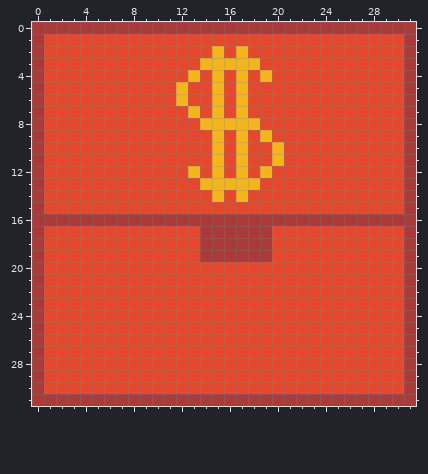
Pixel-art sprite -- sprites/sell_box.png. The first picture shows the starting point.
The file is 32x32 pixels.
Now the later version:
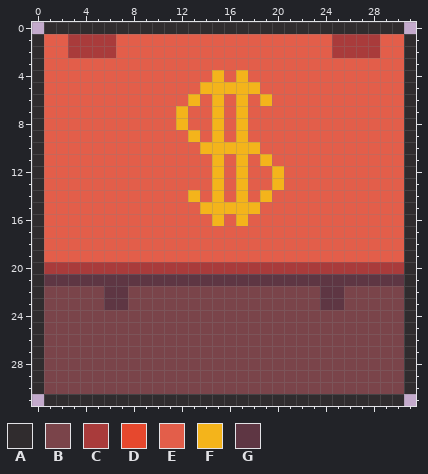
Palette (. is transparent): A #302c2e  B #7a444a  C #a93b3b  D #e6482e  E #e35e4a  F #f4b41b  G #5e3643
Edits made:
@@ x 0..31 @@
- 0 CCCCCCCCCCCCCCCCCCCCCCCCCCCCCCCC
- 1 CDDDDDDDDDDDDDDDDDDDDDDDDDDDDDDC
- 2 CDDDDDDDDDDDDDDFDFDDDDDDDDDDDDDC
- 3 CDDDDDDDDDDDDDFFFFFDDDDDDDDDDDDC
- 4 CDDDDDDDDDDDDFDFDFDFDDDDDDDDDDDC
- 5 CDDDDDDDDDDDFDDFDFDDDDDDDDDDDDDC
- 6 CDDDDDDDDDDDFDDFDFDDDDDDDDDDDDDC
- 7 CDDDDDDDDDDDDFDFDFDDDDDDDDDDDDDC
- 8 CDDDDDDDDDDDDDFFFFFDDDDDDDDDDDDC
- 9 CDDDDDDDDDDDDDDFDFDFDDDDDDDDDDDC
-10 CDDDDDDDDDDDDDDFDFDDFDDDDDDDDDDC
-11 CDDDDDDDDDDDDDDFDFDDFDDDDDDDDDDC
-12 CDDDDDDDDDDDDFDFDFDFDDDDDDDDDDDC
-13 CDDDDDDDDDDDDDFFFFFDDDDDDDDDDDDC
-14 CDDDDDDDDDDDDDDFDFDDDDDDDDDDDDDC
-15 CDDDDDDDDDDDDDDDDDDDDDDDDDDDDDDC
-16 CCCCCCCCCCCCCCCCCCCCCCCCCCCCCCCC
-17 CDDDDDDDDDDDDDCCCCCCDDDDDDDDDDDC
-18 CDDDDDDDDDDDDDCCCCCCDDDDDDDDDDDC
-19 CDDDDDDDDDDDDDCCCCCCDDDDDDDDDDDC
-20 CDDDDDDDDDDDDDDDDDDDDDDDDDDDDDDC
-21 CDDDDDDDDDDDDDDDDDDDDDDDDDDDDDDC
-22 CDDDDDDDDDDDDDDDDDDDDDDDDDDDDDDC
-23 CDDDDDDDDDDDDDDDDDDDDDDDDDDDDDDC
-24 CDDDDDDDDDDDDDDDDDDDDDDDDDDDDDDC
-25 CDDDDDDDDDDDDDDDDDDDDDDDDDDDDDDC
-26 CDDDDDDDDDDDDDDDDDDDDDDDDDDDDDDC
-27 CDDDDDDDDDDDDDDDDDDDDDDDDDDDDDDC
-28 CDDDDDDDDDDDDDDDDDDDDDDDDDDDDDDC
-29 CDDDDDDDDDDDDDDDDDDDDDDDDDDDDDDC
-30 CDDDDDDDDDDDDDDDDDDDDDDDDDDDDDDC
-31 CCCCCCCCCCCCCCCCCCCCCCCCCCCCCCCC
+ 0 .AAAAAAAAAAAAAAAAAAAAAAAAAAAAAA.
+ 1 AEECCCCEEEEEEEEEEEEEEEEEECCCCEEA
+ 2 AEECCCCEEEEEEEEEEEEEEEEEECCCCEEA
+ 3 AEEEEEEEEEEEEEEEEEEEEEEEEEEEEEEA
+ 4 AEEEEEEEEEEEEEEFEFEEEEEEEEEEEEEA
+ 5 AEEEEEEEEEEEEEFFFFFEEEEEEEEEEEEA
+ 6 AEEEEEEEEEEEEFEFEFEFEEEEEEEEEEEA
+ 7 AEEEEEEEEEEEFEEFEFEEEEEEEEEEEEEA
+ 8 AEEEEEEEEEEEFEEFEFEEEEEEEEEEEEEA
+ 9 AEEEEEEEEEEEEFEFEFEEEEEEEEEEEEEA
+10 AEEEEEEEEEEEEEFFFFFEEEEEEEEEEEEA
+11 AEEEEEEEEEEEEEEFEFEFEEEEEEEEEEEA
+12 AEEEEEEEEEEEEEEFEFEEFEEEEEEEEEEA
+13 AEEEEEEEEEEEEEEFEFEEFEEEEEEEEEEA
+14 AEEEEEEEEEEEEFEFEFEFEEEEEEEEEEEA
+15 AEEEEEEEEEEEEEFFFFFEEEEEEEEEEEEA
+16 AEEEEEEEEEEEEEEFEFEEEEEEEEEEEEEA
+17 AEEEEEEEEEEEEEEEEEEEEEEEEEEEEEEA
+18 AEEEEEEEEEEEEEEEEEEEEEEEEEEEEEEA
+19 AEEEEEEEEEEEEEEEEEEEEEEEEEEEEEEA
+20 ACCCCCCCCCCCCCCCCCCCCCCCCCCCCCCA
+21 AGGGGGGGGGGGGGGGGGGGGGGGGGGGGGGA
+22 ABBBBBGGBBBBBBBBBBBBBBBBGGBBBBBA
+23 ABBBBBGGBBBBBBBBBBBBBBBBGGBBBBBA
+24 ABBBBBBBBBBBBBBBBBBBBBBBBBBBBBBA
+25 ABBBBBBBBBBBBBBBBBBBBBBBBBBBBBBA
+26 ABBBBBBBBBBBBBBBBBBBBBBBBBBBBBBA
+27 ABBBBBBBBBBBBBBBBBBBBBBBBBBBBBBA
+28 ABBBBBBBBBBBBBBBBBBBBBBBBBBBBBBA
+29 ABBBBBBBBBBBBBBBBBBBBBBBBBBBBBBA
+30 ABBBBBBBBBBBBBBBBBBBBBBBBBBBBBBA
+31 .AAAAAAAAAAAAAAAAAAAAAAAAAAAAAA.
